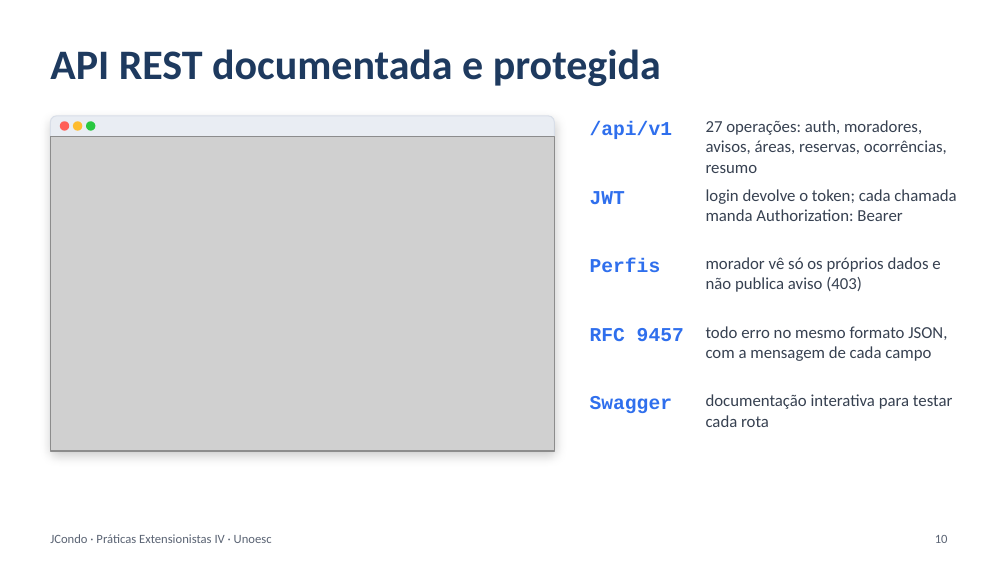
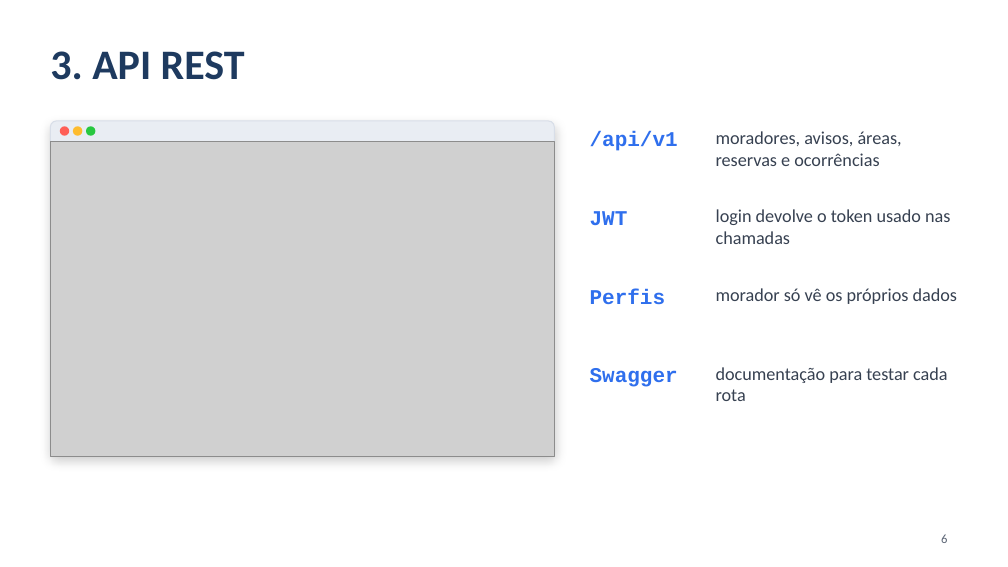
Before and after one commit to jorgensc/PEIV-Entrega2, a slide deck: slide 6 of doc/PE-IV-Jcondo-Apresentacao.pptx (slide 10 before the commit). Drawn at 1008x567 pixels with LibreOffice and Linux fonts; fonts in the diff are those of the drawing; grey boxes stand for pictures. Boxes give left, top, right and bottom in pixels: in the first picture for what was removed or moved away, otherwise in the second. Text is boxed around its words. In the diff, an @@ line names an element or a change of style, - is before the commit and + after.

```diff
--- a/doc/PE-IV-Jcondo-Apresentacao.pptx
+++ b/doc/PE-IV-Jcondo-Apresentacao.pptx
@@ title at <box>50,51,245,80</box>: text changed @@
-API REST documentada e protegida
+3. API REST
@@ 3 ellipses, 1 picture, 1 rounded rectangle: place and size @@
-3 ellipses, 1 picture, 1 rounded rectangle at <box>50,116,554,452</box>
+3 ellipses, 1 picture, 1 rounded rectangle at <box>50,121,554,457</box>
@@ text "/api/v1": place and size @@
-text "/api/v1" at <box>590,121,672,139</box>
+text "/api/v1" at <box>590,131,678,151</box>
@@ text at <box>716,131,902,166</box>: text changed; size 12 to 13 pt @@
-27 operações: auth, moradores, avisos, áreas, reservas, ocorrências, resumo
+moradores, avisos, áreas, reservas e ocorrências
@@ text "JWT": place and size @@
-text "JWT" at <box>590,191,625,204</box>
+text "JWT" at <box>590,211,628,225</box>
@@ text at <box>716,209,950,244</box>: text changed; size 12 to 13 pt @@
-login devolve o token; cada chamada manda Authorization: Bearer
+login devolve o token usado nas chamadas
@@ size 14 to 15 pt in 4 elements at <box>590,131,678,151</box>, <box>590,211,628,225</box>, <box>590,368,678,387</box>, <box>590,289,666,304</box> @@
@@ text "Perfis": place and size @@
-text "Perfis" at <box>590,258,661,272</box>
+text "Perfis" at <box>590,289,666,304</box>
@@ text at <box>716,288,957,304</box>: text changed; size 12 to 13 pt @@
-morador vê só os próprios dados e não publica aviso (403)
+morador só vê os próprios dados
@@ text removed at <box>590,328,684,341</box> @@
-RFC 9457
@@ text removed at <box>706,326,947,361</box> @@
-todo erro no mesmo formato JSON, com a mensagem de cada campo
@@ text "Swagger": place and size @@
-text "Swagger" at <box>590,396,672,413</box>
+text "Swagger" at <box>590,368,678,387</box>
@@ text at <box>716,367,947,401</box>: text changed; size 12 to 13 pt @@
-documentação interativa para testar cada rota
+documentação para testar cada rota
@@ text removed at <box>50,534,272,543</box> @@
-JCondo · Práticas Extensionistas IV · Unoesc
@@ page number at <box>941,534,947,543</box>: text changed @@
-10
+6
```
Also in this commit, not shown: 5 other slides changed, 3 slides added, 11 slides removed, 15 other files.
